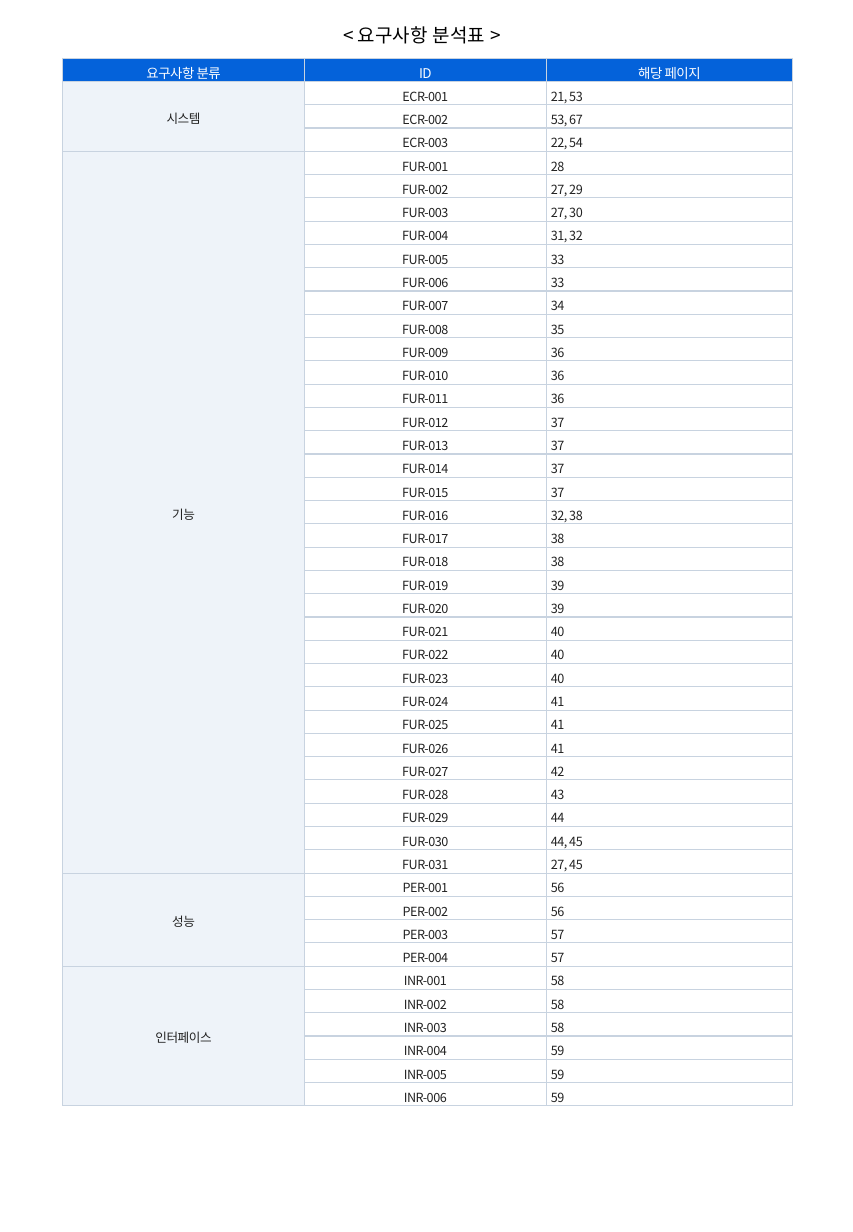
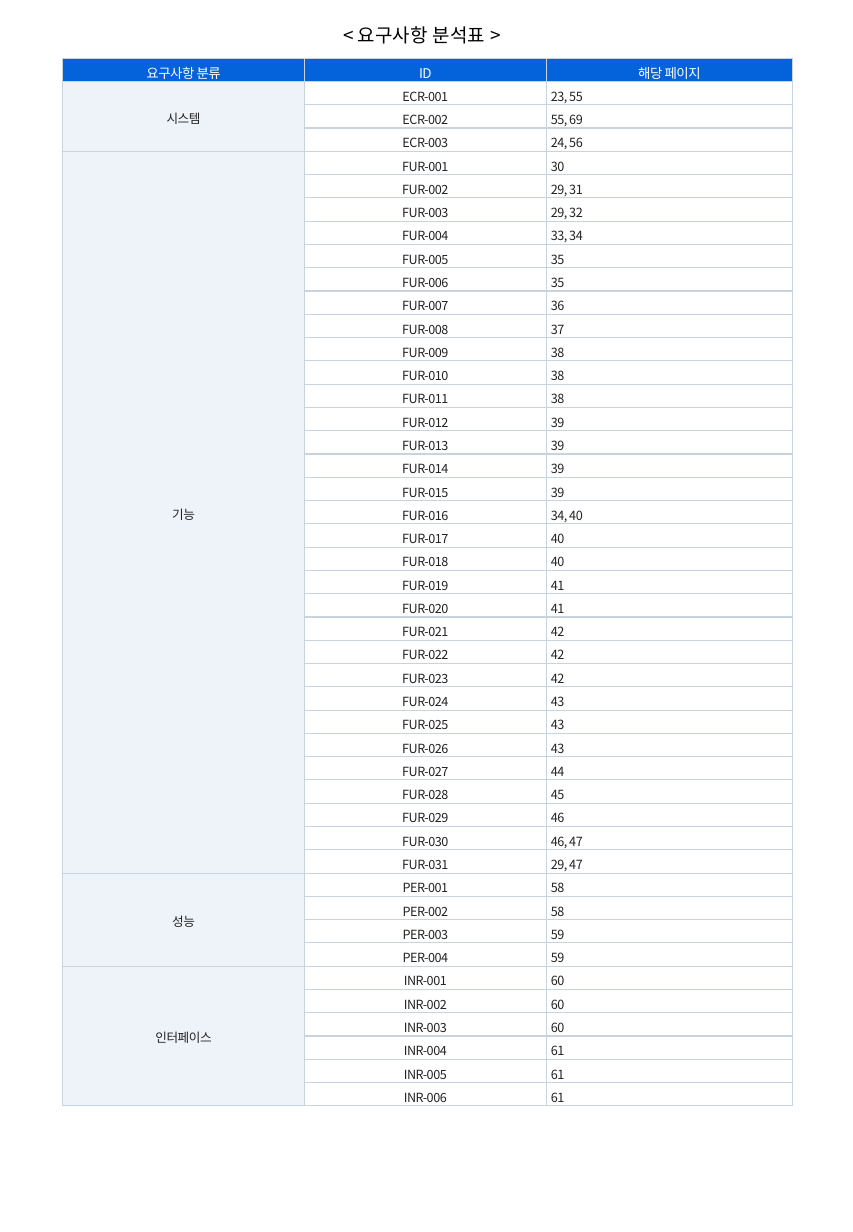
Before and after one commit to hwangsteeve-tech/hbjw, a slide deck: slide 2 of proposals/2026-10_pnu-ai-platform/pnu_proposal.pptx. Drawn at 853x1232 pixels with LibreOffice and Linux fonts; fonts in the diff are those of the drawing. Boxes give left, top, right and bottom in pixels: in the first picture for what was removed or moved away, otherwise in the second. Text is boxed around its words. In the diff, an @@ line names an element or a change of style, - is before the commit and + after.

```diff
--- a/proposals/2026-10_pnu-ai-platform/pnu_proposal.pptx
+++ b/proposals/2026-10_pnu-ai-platform/pnu_proposal.pptx
@@ table at (63, 58, 794, 1110) @@
-row 2, column 3: 21, 53
+row 2, column 3: 23, 55
-row 3, column 3: 53, 67
+row 3, column 3: 55, 69
-row 4, column 3: 22, 54
+row 4, column 3: 24, 56
-row 5, column 3: 28
+row 5, column 3: 30
-row 6, column 3: 27, 29
+row 6, column 3: 29, 31
-row 7, column 3: 27, 30
+row 7, column 3: 29, 32
-row 8, column 3: 31, 32
+row 8, column 3: 33, 34
-row 9, column 3: 33
+row 9, column 3: 35
-row 10, column 3: 33
+row 10, column 3: 35
-row 11, column 3: 34
+row 11, column 3: 36
-row 12, column 3: 35
+row 12, column 3: 37
-row 13, column 3: 36
+row 13, column 3: 38
-row 14, column 3: 36
+row 14, column 3: 38
-row 15, column 3: 36
+row 15, column 3: 38
-row 16, column 3: 37
+row 16, column 3: 39
-row 17, column 3: 37
+row 17, column 3: 39
-row 18, column 3: 37
+row 18, column 3: 39
-row 19, column 3: 37
+row 19, column 3: 39
-row 20, column 3: 32, 38
+row 20, column 3: 34, 40
-row 21, column 3: 38
+row 21, column 3: 40
-row 22, column 3: 38
+row 22, column 3: 40
-row 23, column 3: 39
+row 23, column 3: 41
-row 24, column 3: 39
+row 24, column 3: 41
-row 25, column 3: 40
+row 25, column 3: 42
-row 26, column 3: 40
+row 26, column 3: 42
-row 27, column 3: 40
+row 27, column 3: 42
-row 28, column 3: 41
+row 28, column 3: 43
-row 29, column 3: 41
+row 29, column 3: 43
-row 30, column 3: 41
+row 30, column 3: 43
-row 31, column 3: 42
+row 31, column 3: 44
-row 32, column 3: 43
+row 32, column 3: 45
-row 33, column 3: 44
+row 33, column 3: 46
-row 34, column 3: 44, 45
+row 34, column 3: 46, 47
-row 35, column 3: 27, 45
+row 35, column 3: 29, 47
-row 36, column 3: 56
+row 36, column 3: 58
-row 37, column 3: 56
+row 37, column 3: 58
-row 38, column 3: 57
+row 38, column 3: 59
-row 39, column 3: 57
+row 39, column 3: 59
-row 40, column 3: 58
+row 40, column 3: 60
-row 41, column 3: 58
+row 41, column 3: 60
-row 42, column 3: 58
+row 42, column 3: 60
-row 43, column 3: 59
+row 43, column 3: 61
-row 44, column 3: 59
+row 44, column 3: 61
-row 45, column 3: 59
+row 45, column 3: 61
```
Also in this commit, not shown: 4 other slides changed, 2 slides added, 2 other files.
